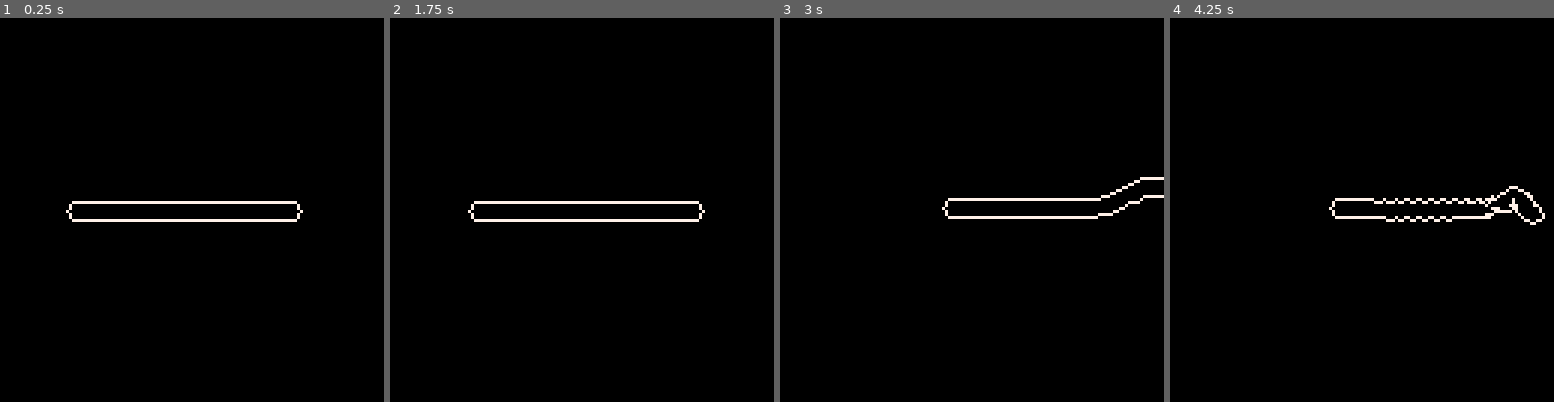
Above: before the commit, frames 1-4 (left to right).
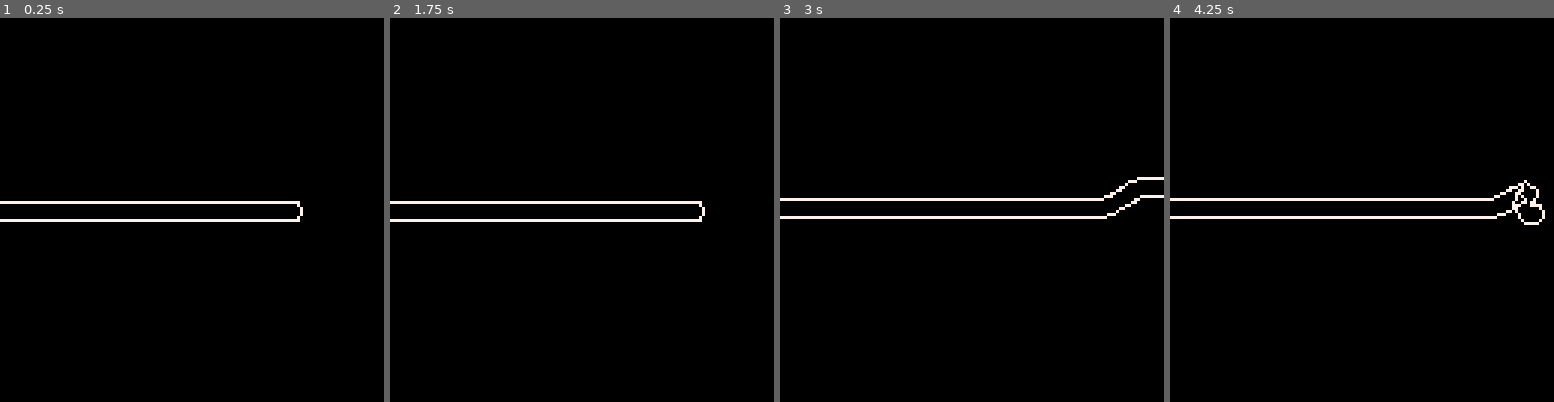
Above: after the commit, the same moments.

Repository: rbits0/pico8_snake_animation
Game: PICO-8 cartridge main.p8
The game is run twice, just before and just after one commit, with the same random seed, the same clock (stepped at 60 frames per second) and the same inputs.
Inputs:
- Up to frame 1 (0.25 s): no input
- Up to frame 2 (1.75 s): hold Right from 1.6 s (still down)
- Up to frame 3 (3 s): release Right at 2.1 s; hold Up 2.15-2.42 s; hold Right from 2.47 s (still down)
- Up to frame 4 (4.25 s): release Right at 3.03 s; hold Left 3.08-3.58 s; hold Down 3.63-3.97 s; hold Right from 4.02 s (still down)

The runs differ from the first frame. In frame 1, 0.4% of the frame differs, in the area x 0-79%, y 47-54%; in frame 2, 0.4%; in frame 3, 0.9%; in frame 4, 1.5%, in the area x 0-98%, y 42-54%.

Commit message:
Constrain diagonal movement speed

Diff:
--- a/main.p8
+++ b/main.p8
@@ -9,24 +9,37 @@
 function _init()
     printh(" ")
 
-    snake = Snake.new(100, 64, 40, 2)
+    -- snake = Snake.new(100, 64, 40, 2)
+    snake = Snake.new(100, 64, 160, 1)
     snake_girth = 3
     snake_lines = snake:get_outer_lines(3)
 end
 
 
 function _update()
+    local x_move = 0
+    local y_move = 0
+
     if btn(⬅️) then
-        snake.points[1][1] -= 1
+        x_move = -1
     elseif btn(➡️) then
-        snake.points[1][1] += 1
+        x_move = 1
     end
 
     if btn(⬆️) then
-        snake.points[1][2] -= 1
+        y_move = -1
     elseif btn(⬇️) then
-        snake.points[1][2] += 1
+        y_move = 1
     end
+
+    -- constrain speed if moving diagonally
+    if x_move != 0 and y_move != 0 then
+        x_move = 0.7 * x_move
+        y_move = 0.7 * y_move
+    end
+
+    snake.points[1][1] += x_move
+    snake.points[1][2] += y_move
 
     snake:constrain()
     snake_lines = snake:get_outer_lines(3)
